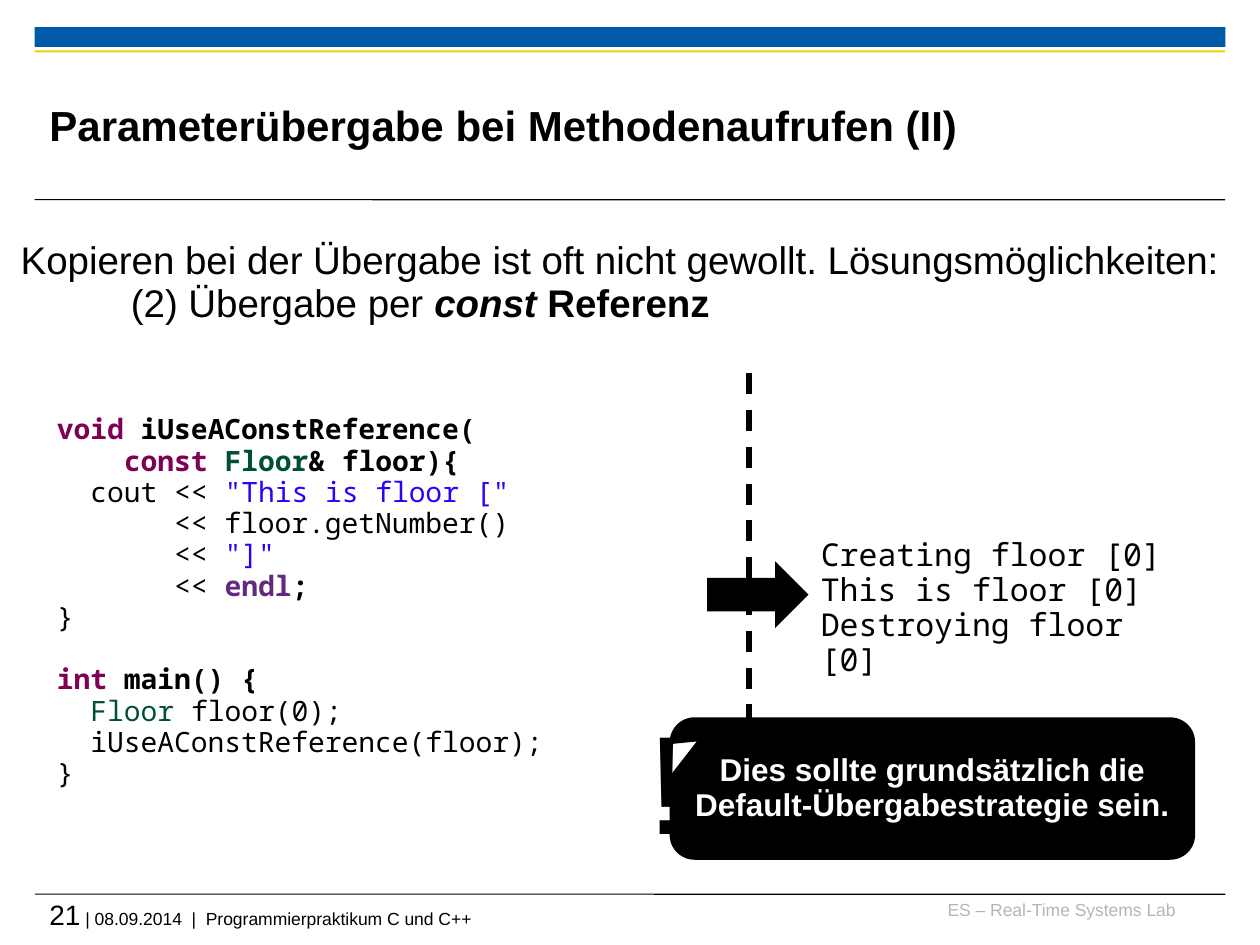
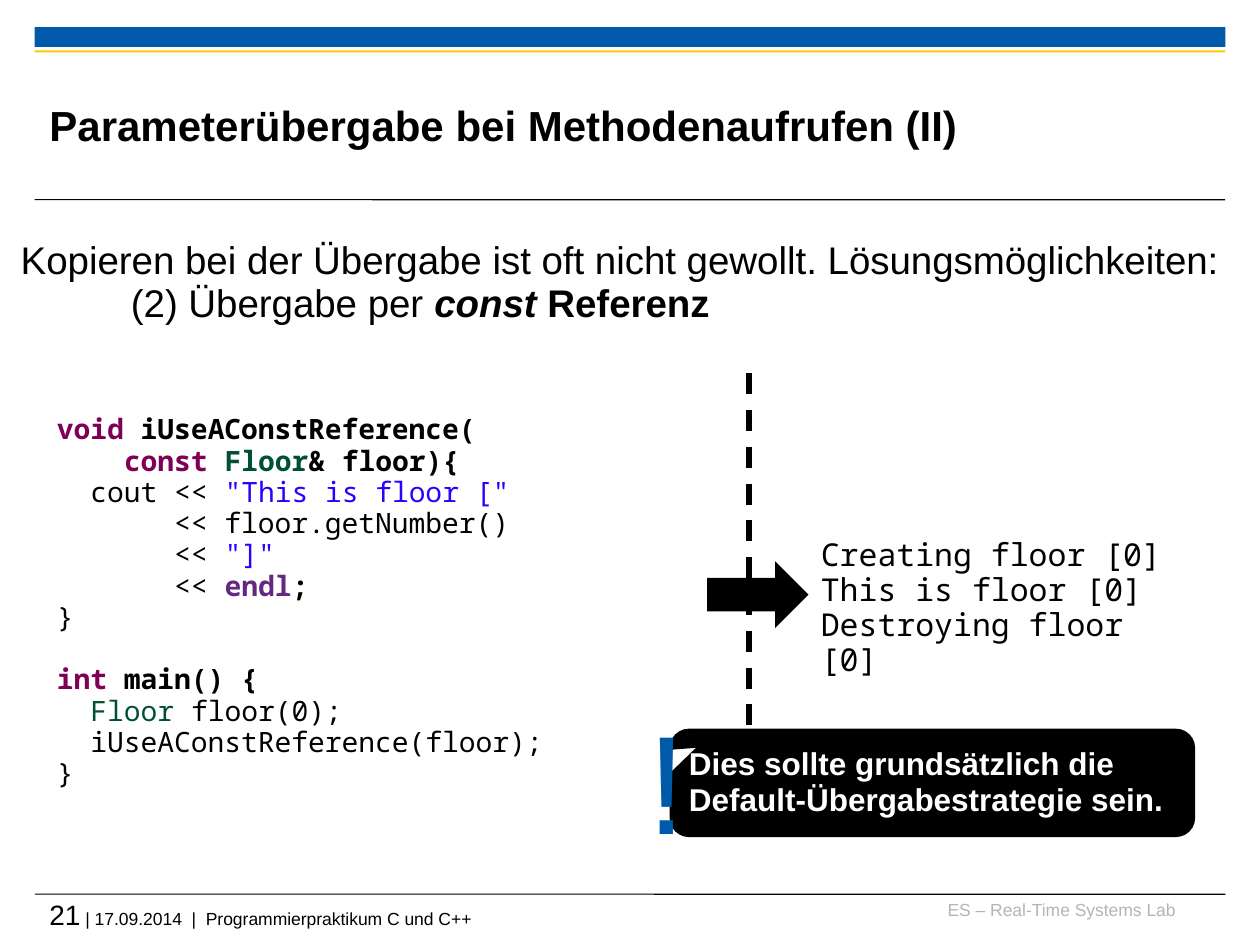
Before and after one commit to h82k/tud-cppp, a slide deck: slide 21 of Vorlesung/2 Speicherverwaltung.pptx. Drawn at 1260x945 pixels with LibreOffice and Linux fonts; fonts in the diff are those of the drawing; background and template pictures are left out. Boxes give left, top, right and bottom in pixels: in the first picture for what was removed or moved away, otherwise in the second. Text is boxed around its words. In the diff, an @@ line names an element or a change of style, - is before the commit and + after.

```diff
--- a/Vorlesung/2 Speicherverwaltung.pptx
+++ b/Vorlesung/2 Speicherverwaltung.pptx
@@ text "!" at bbox=[640, 703, 660, 873]: text colour #000000 to #005AA9 @@
@@ rounded speech box "Dies sollte grundsätzlich die Default-Übergabestrategie ...": place and size @@
-rounded speech box "Dies sollte grundsätzlich die Default-Übergabestrategie ..." at bbox=[672, 719, 1193, 858]
+rounded speech box "Dies sollte grundsätzlich die Default-Übergabestrategie ..." at bbox=[672, 731, 1193, 835]
@@ rounded speech box "Dies sollte grundsätzlich die Default-Übergabestrategie ..." at bbox=[672, 731, 1193, 835]: alignment centre to left @@
@@ text at bbox=[49, 905, 471, 929]: text changed @@
-21 | 08.09.2014 | Programmierpraktikum C und C++
+21 | 17.09.2014 | Programmierpraktikum C und C++
```
Also in this commit, not shown: 1 other slide changed, 2 other files.
